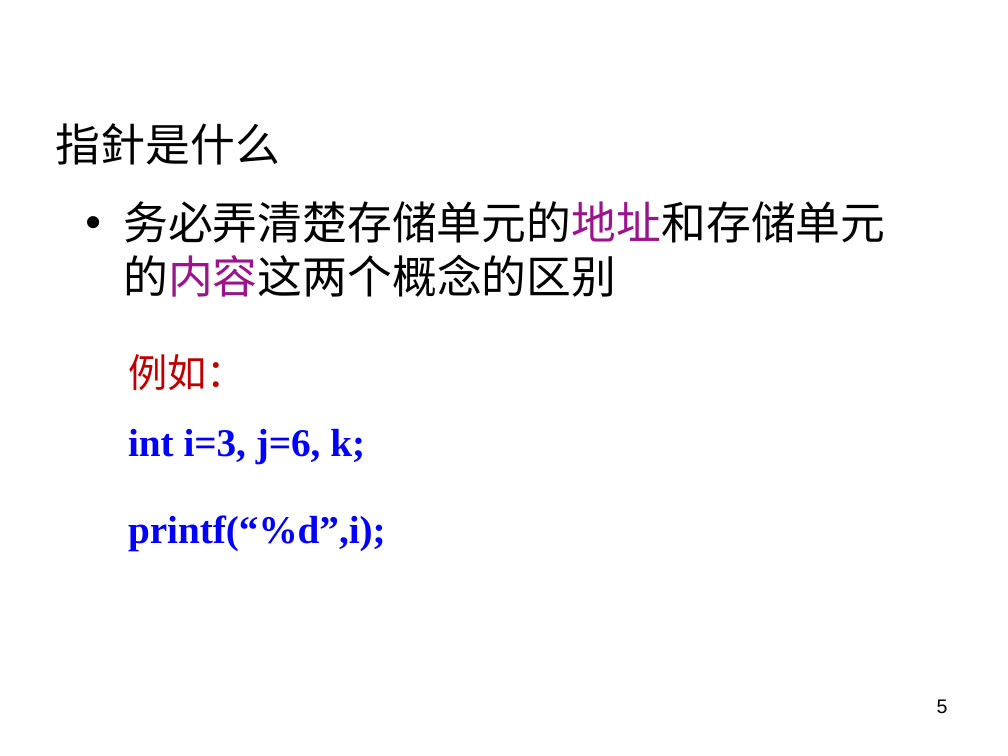
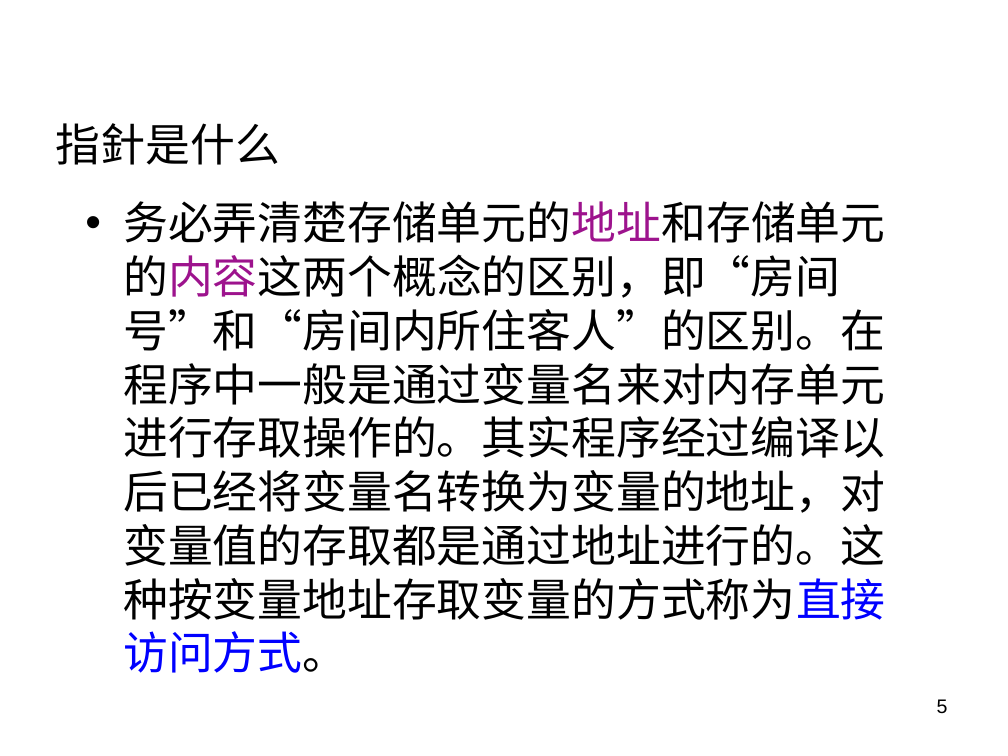
Before and after one commit to rshouc/Advanced-Programming-2018-Autumn, a slide deck: slide 5 of Slides/12 指针（1）.pptx. Drawn at 1008x756 pixels with LibreOffice and Linux fonts; fonts in the diff are those of the drawing; background and template pictures are left out. Boxes give left, top, right and bottom in pixels: in the first picture for what was removed or moved away, otherwise in the second. Text is boxed around its words. In the diff, an @@ line names an element or a change of style, - is before the commit and + after.

```diff
--- a/Slides/12 指针（1）.pptx
+++ b/Slides/12 指针（1）.pptx
@@ text at [123, 201, 885, 673]: text changed @@
-• 务必弄清楚存储单元的地址和存储单元的内容这两个概念的区别
+• 务必弄清楚存储单元的地址和存储单元的内容这两个概念的区别，即“房间号”和“房间内所住客人”的区别。在程序中一般是通过变量名来对内存单元进行存取操作的。其实程序经过编译以后已经将变量名转换为变量的地址，对变量值的存取都是通过地址进行的。这种按变量地址存取变量的方式称为直接访问方式。
@@ text removed at [128, 354, 245, 390] @@
-例如：
@@ text removed at [128, 428, 365, 464] @@
-int i=3, j=6, k;
@@ text removed at [128, 515, 386, 550] @@
-printf(“%d”,i);
```
Also in this commit, not shown: 5 other slides changed, 7 slides added.
